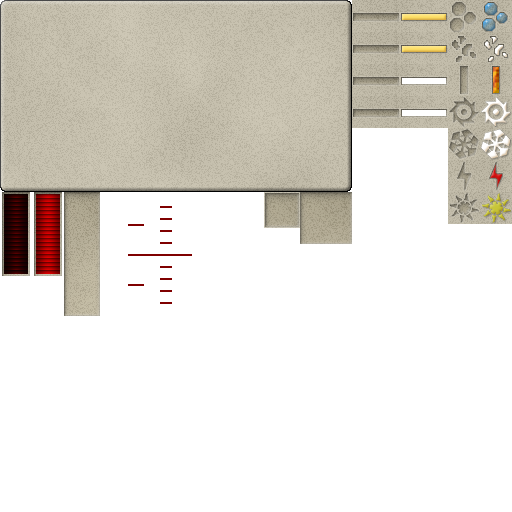
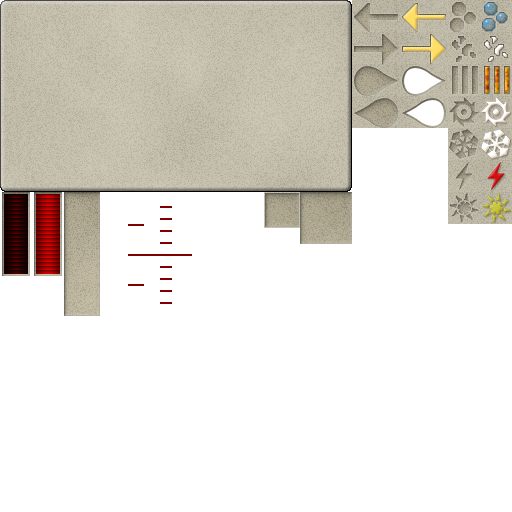
Layer changes from the first 512 x 512 image to the second:
painted on "Scale_Flux" over (x1=454, y1=160, x2=506, y2=192)
painted on "Scale_Flame" over (x1=451, y1=65, x2=511, y2=95)
painted on "Progress_Fluid_Right" over (x1=352, y1=97, x2=448, y2=128)
painted on "Progress_Fluid_Left" over (x1=352, y1=65, x2=448, y2=96)
painted on "Progress_Arrow_Right" over (x1=352, y1=33, x2=448, y2=64)
painted on "Progress_Arrow_Left" over (x1=352, y1=2, x2=448, y2=32)
